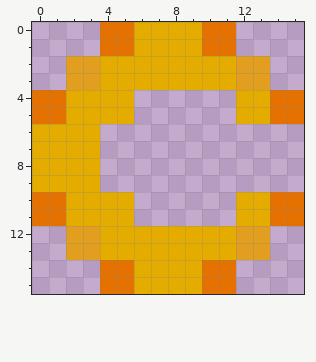
Edited in one commit: pixel-art sprite (Sources/Modules/Myth/Misc/Projectiles/Weapon/Melee/GoldRound.png). The picture above was drawn from the file before the commit.
The file is 16x16 pixels.
Once edited:
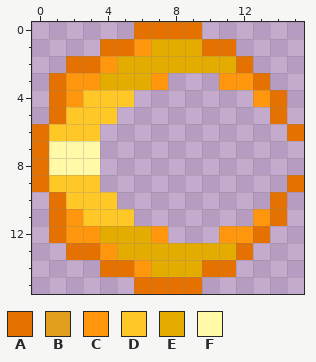
Palette (. is transparent): A #e57200  B #e29e1f  C #ff960c  D #ffc826  E #e5ac00  F #fff9a8
The edit:
Changed rows in their new state; - is an unchanged pixel.
first column x 0:
 0 ----..AAAA..----
 1 ------C---------
 2 --AAC-------A.--
 3 -ACC---C...CCA--
 4 .-CDDD------.C-.
 5 .-DDD.------..-.
 6 ADDD-----------A
 7 AFFF------------
 8 AFFF------------
 9 ADDD-----------A
10 .-DDD.------..-.
11 .-CDDD------.C-.
12 -ACC---C...CCA--
13 --AAC-------A.--
14 ------C---------
15 ----..AAAA..----
